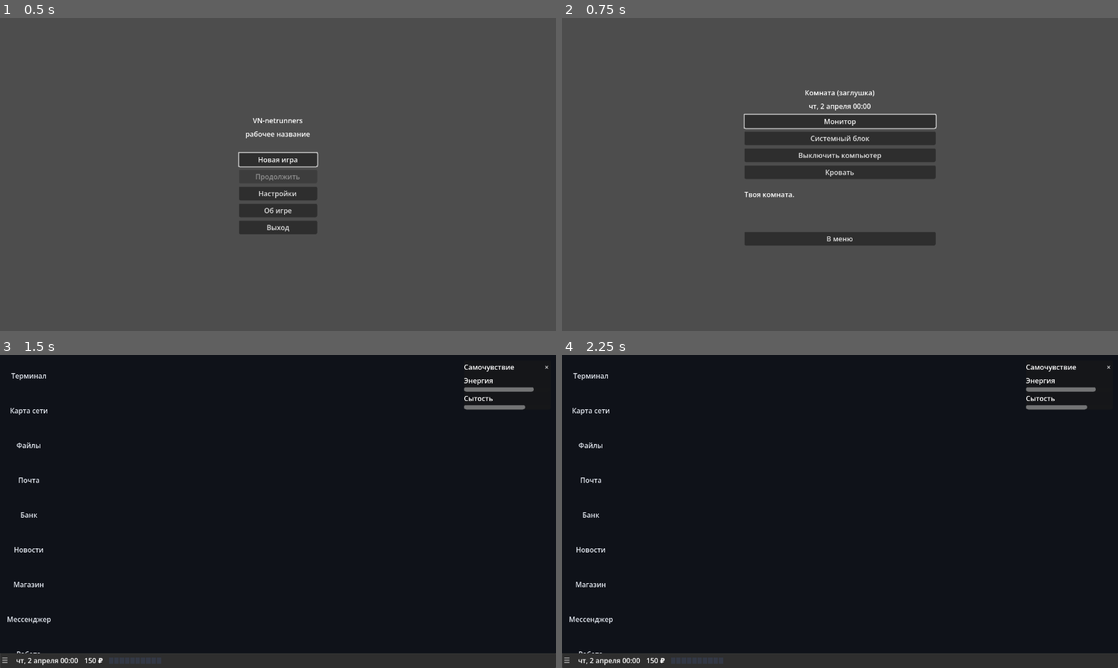
Above: before the commit, frames 1-4 (two rows, left to right).
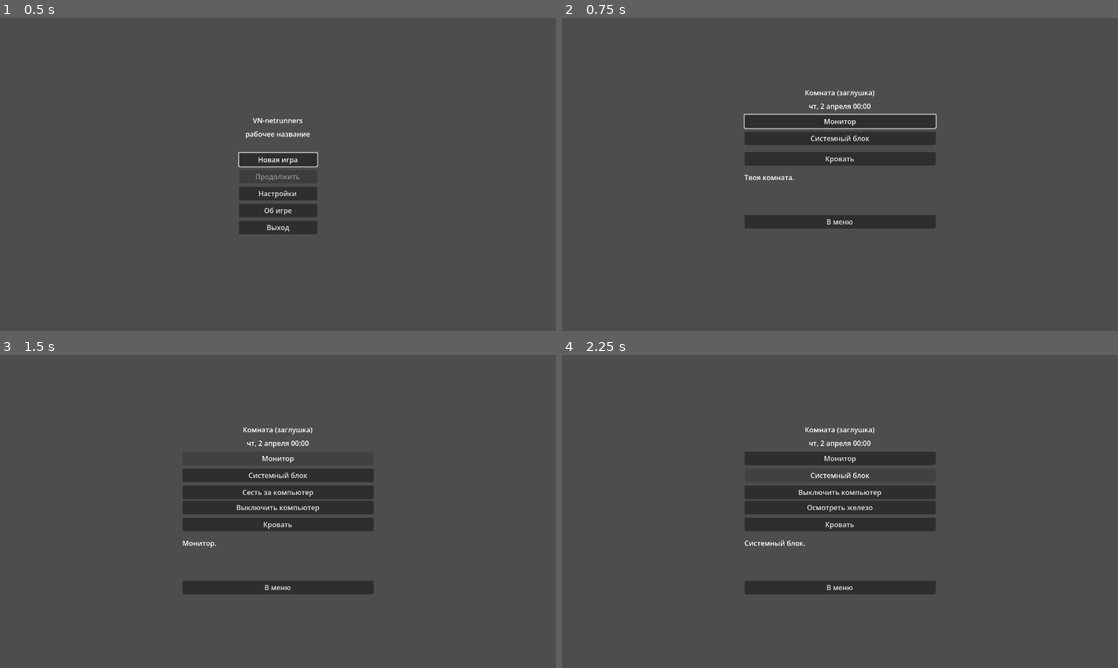
Above: after the commit, the same moments.

Repository: Destroyko/VN_Netrunners
Game: Godot game, scene res://src/ui/main_menu.tscn
Two runs of this game, one before a commit and one after it. Both use one fixed random seed, a clock stepped at 60 frames per second and the inputs below.
Inputs (mouse positions are in pixels of both pictures, inside the frame that each line leads up to):
- Up to frame 1 (0.5 s): no input
- Up to frame 2 (0.75 s): click "Новая игра" at 0.5 s
- Up to frame 3 (1.5 s): click "Монитор" at 1.25 s
- Up to frame 4 (2.25 s): click (840, 473) at 2 s, where only the run after the commit has a clickable "Системный блок"

Frame 1 is identical in both runs. In frame 2, 5.0% of the frame differs, in the area x 32-68%, y 41-73%; in frame 3, 100%, in the area x 0-100%, y 0-100%; in frame 4, 100%.

Commit message:
Комната: действия у монитора и системного блока; дизайн флешек
Отдельной кнопки питания нет: выбрал монитор или системный блок — под
ним его действия (сесть за компьютер, включить/выключить, осмотреть
железо, подключить предмет). С графикой это будет клик по спрайту.

Записан дизайн инвентаря и флешек-экземпляров (gameplay/inventory.md,
черновик к M3) по идее разработчика. 966 тестов.

Co-Authored-By: Claude Opus 5.5 <noreply@anthropic.com>

Diff:
--- a/src/ui/room.gd
+++ b/src/ui/room.gd
@@ -2,24 +2,29 @@
 ## Комната героя — заглушка M1 (арты — M3). Только показывает текст и передаёт клики в `Room`:
 ## правил игры здесь нет (docs/gameplay/hacking.md, «Комната»).
 ##
-## Клик по монитору: рабочий стол или аварийный экран. Клик по системному блоку: что внутри.
-## Предмет из инвентаря подключается к системному блоку кнопкой под ним. Кровать: будильник и
-## «спать» или «подождать» — правила сна в `Rest` (docs/gameplay/needs.md).
+## Объект выбирают — под ним появляются его действия (разработчик, 17.11.2026; с графикой это
+## будет клик по спрайту монитора или системного блока):
+## - монитор: сесть за компьютер (если включён), включить / выключить;
+## - системный блок: включить / выключить, осмотреть железо, подключить предмет из инвентаря.
+## Кровать: будильник и «спать» или «подождать» — правила сна в `Rest` (docs/gameplay/needs.md).
+
+const OBJECT_MONITOR: String = "monitor"
+const OBJECT_SYSTEM_BLOCK: String = "system_block"
 
 @onready var _output: Label = $Rows/Output
-@onready var _inventory: VBoxContainer = $Rows/Inventory
+@onready var _actions: VBoxContainer = $Rows/Actions
+## Какой объект выбран: его действия показаны под ним ("" — ничего).
+var _selected: String = ""
 @onready var _clock: Label = $Rows/Clock
 @onready var _bed_panel: HBoxContainer = $Rows/BedPanel
 @onready var _kitchen: VBoxContainer = $Rows/Kitchen
 
 
 func _ready() -> void:
-	$Rows/Monitor.pressed.connect(_on_monitor)
-	$Rows/SystemBlock.pressed.connect(_on_system_block)
+	$Rows/Monitor.pressed.connect(select_object.bind(OBJECT_MONITOR))
+	$Rows/SystemBlock.pressed.connect(select_object.bind(OBJECT_SYSTEM_BLOCK))
 	$Rows/Menu.pressed.connect(_on_menu)
 	$Rows/Bed.pressed.connect(_on_bed)
-	$Rows/Power.pressed.connect(_on_power)
-	_refresh_power()
 	$Rows/BedPanel/Sleep.pressed.connect(_on_rest.bind(Rest.MODE_SLEEP))
 	$Rows/BedPanel/Wait.pressed.connect(_on_rest.bind(Rest.MODE_WAIT))
 	EventBus.time_advanced.connect(func(_minute: int, _passed: int) -> void: _refresh_clock())
@@ -32,26 +37,59 @@
 		sig.connect(func(_id: String) -> void: _refresh_kitchen())
 	_refresh_kitchen()
 	_refresh_clock()
-	EventBus.system_restored.connect(func(_paths: PackedStringArray, _os: bool) -> void: _refresh_inventory())
-	_refresh_inventory()
+	EventBus.system_restored.connect(func(_paths: PackedStringArray, _os: bool) -> void: _refresh_actions())
 	_output.text = "Твоя комната."
 	_show_wake()
 	$Rows/Monitor.grab_focus()
 
 
-func _on_monitor() -> void:
-	if not PcPower.is_on():
-		_output.text = "Экран чёрный: компьютер выключен."
-		return
+## Выбрать объект комнаты: под ним — его действия. Повторный выбор того же — список обновляется.
+func select_object(object: String) -> void:
+	_selected = object
+	if object == OBJECT_MONITOR:
+		_output.text = "Монитор." if PcPower.is_on() else "Экран чёрный: компьютер выключен."
+	else:
+		_output.text = "Системный блок."
+	_refresh_actions()
+
+
+func _refresh_actions() -> void:
+	for child: Node in _actions.get_children():
+		_actions.remove_child(child)
+		child.queue_free()
+	match _selected:
+		OBJECT_MONITOR:
+			if PcPower.is_on():
+				_action("Act_sit", "Сесть за компьютер", _on_sit)
+			_power_action()
+		OBJECT_SYSTEM_BLOCK:
+			_power_action()
+			_action("Act_hardware", "Осмотреть железо", func() -> void: _show(Room.hardware()))
+			for id: String in Inventory.items():
+				var button: Button = _action("Act_item_" + id, "Подключить: " + Inventory.name_of(id), _on_item.bind(id))
+				button.tooltip_text = Inventory.about(id)
+
+
+func _action(action_name: String, text: String, on_press: Callable) -> Button:
+	var button := Button.new()
+	button.name = action_name
+	button.text = text
+	button.pressed.connect(on_press)
+	_actions.add_child(button)
+	return button
+
+
+func _power_action() -> void:
+	_action("Act_power", "Выключить компьютер" if PcPower.is_on() else "Включить компьютер", _on_power)
+
+
+## Сесть за ПК: рабочий стол или аварийный экран, если система сломана.
+func _on_sit() -> void:
 	var report: Dictionary = Room.monitor(Filesystem.for_node(Network.HOME_ID))
 	if bool(report["desktop"]):
 		Desktop.enter_pc(get_tree())
 		return
 	_show(report["lines"] as PackedStringArray)
-
-
-func _on_system_block() -> void:
-	_show(Room.hardware())
 
 
 func _on_item(item_id: String) -> void:
@@ -112,8 +150,8 @@
 		_kitchen.add_child(button)
 
 
-## Кнопка питания на системном блоке: включить или выключить ПК. Выключение закрывает и
-## спрятанный стол — это уже не «отошёл», а выключил.
+## Питание ПК: включить или выключить. Выключение закрывает и спрятанный стол — это уже не
+## «отошёл», а выключил (docs/gameplay/hacking.md, «Питание ПК»).
 func _on_power() -> void:
 	if PcPower.is_on():
 		PcPower.shut_down()
@@ -123,11 +161,7 @@
 		var report: Dictionary = PcPower.power_on()
 		var errors: PackedStringArray = report.get("errors", PackedStringArray()) as PackedStringArray
 		_output.text = "Компьютер включён." if errors.is_empty() else "Компьютер включён, но при загрузке ошибки."
-	_refresh_power()
-
-
-func _refresh_power() -> void:
-	($Rows/Power as Button).text = "Выключить компьютер" if PcPower.is_on() else "Включить компьютер"
+	_refresh_actions()
 
 
 func _refresh_clock() -> void:
@@ -140,15 +174,3 @@
 
 func _show(lines: PackedStringArray) -> void:
 	_output.text = "\n".join(lines)
-
-
-## По кнопке на каждый предмет героя: нажатие подключает его к системному блоку.
-func _refresh_inventory() -> void:
-	for child: Node in _inventory.get_children():
-		child.queue_free()
-	for id: String in Inventory.items():
-		var button := Button.new()
-		button.text = "Подключить к системному блоку: " + Inventory.name_of(id)
-		button.tooltip_text = Inventory.about(id)
-		button.pressed.connect(_on_item.bind(id))
-		_inventory.add_child(button)
--- a/src/ui/room.tscn
+++ b/src/ui/room.tscn
@@ -41,9 +41,8 @@
 layout_mode = 2
 text = "Системный блок"
 
-[node name="Power" type="Button" parent="Rows"]
+[node name="Actions" type="VBoxContainer" parent="Rows"]
 layout_mode = 2
-text = "Кнопка питания ПК"
 
 [node name="Bed" type="Button" parent="Rows"]
 layout_mode = 2
@@ -78,9 +77,6 @@
 [node name="Kitchen" type="VBoxContainer" parent="Rows"]
 layout_mode = 2
 
-[node name="Inventory" type="VBoxContainer" parent="Rows"]
-layout_mode = 2
-
 [node name="Output" type="Label" parent="Rows"]
 custom_minimum_size = Vector2(0, 90)
 layout_mode = 2
--- a/test/integration/test_screens.gd
+++ b/test/integration/test_screens.gd
@@ -103,7 +103,7 @@
 
 func test_room_has_its_objects() -> void:
 	var room: Node = _open(Screens.ROOM)
-	for node_name: String in ["Clock", "Monitor", "SystemBlock", "Bed", "Inventory", "Output", "Menu"]:
+	for node_name: String in ["Clock", "Monitor", "SystemBlock", "Actions", "Bed", "Output", "Menu"]:
 		assert_not_null(room.get_node_or_null("Rows/" + node_name), "на месте: " + node_name)
 
 
@@ -111,7 +111,8 @@
 	GameState.reset()
 	Inventory.give("item_flash_backup")
 	var room: Node = _open(Screens.ROOM)
-	assert_eq(room.get_node("Rows/Inventory").get_child_count(), 1)
+	room.get_node("Rows/SystemBlock").emit_signal("pressed")
+	assert_not_null(room.get_node_or_null("Rows/Actions/Act_item_item_flash_backup"), "у системного блока — подключить флешку")
 
 
 func test_room_bed_sleeps_until_alarm() -> void:
@@ -160,15 +161,19 @@
 
 
 
-func test_room_power_button_turns_pc_off_and_on() -> void:
+func test_room_power_is_an_action_of_monitor_and_system_block() -> void:
 	GameState.reset()
 	var room: Node = _open(Screens.ROOM)
-	var power: Button = room.get_node("Rows/Power") as Button
+	assert_eq(room.get_node("Rows/Actions").get_child_count(), 0, "пока ничего не выбрано — действий нет")
+	room.get_node("Rows/SystemBlock").emit_signal("pressed")
+	var power: Button = room.get_node("Rows/Actions/Act_power") as Button
 	assert_eq(power.text, "Выключить компьютер")
+	assert_not_null(room.get_node_or_null("Rows/Actions/Act_hardware"))
 	power.emit_signal("pressed")
 	assert_false(PcPower.is_on())
 	room.get_node("Rows/Monitor").emit_signal("pressed")
-	assert_string_contains(room.get_node("Rows/Output").text, "выключен", "монитор чёрный — стол не открывается")
-	power.emit_signal("pressed")
-	assert_true(PcPower.is_on())
-	assert_eq(power.text, "Выключить компьютер")
+	assert_string_contains(room.get_node("Rows/Output").text, "выключен", "монитор чёрный")
+	assert_null(room.get_node_or_null("Rows/Actions/Act_sit"), "за выключенный ПК не сесть")
+	(room.get_node("Rows/Actions/Act_power") as Button).emit_signal("pressed")
+	assert_true(PcPower.is_on(), "включить можно и у монитора")
+	assert_not_null(room.get_node_or_null("Rows/Actions/Act_sit"))
Not shown, changed: docs/decisions.md
Not shown, changed: docs/gameplay/hacking.md
Not shown, added: docs/gameplay/inventory.md
Not shown, changed: docs/open-questions.md
Not shown, changed: docs/tech/m2-playtest.md
